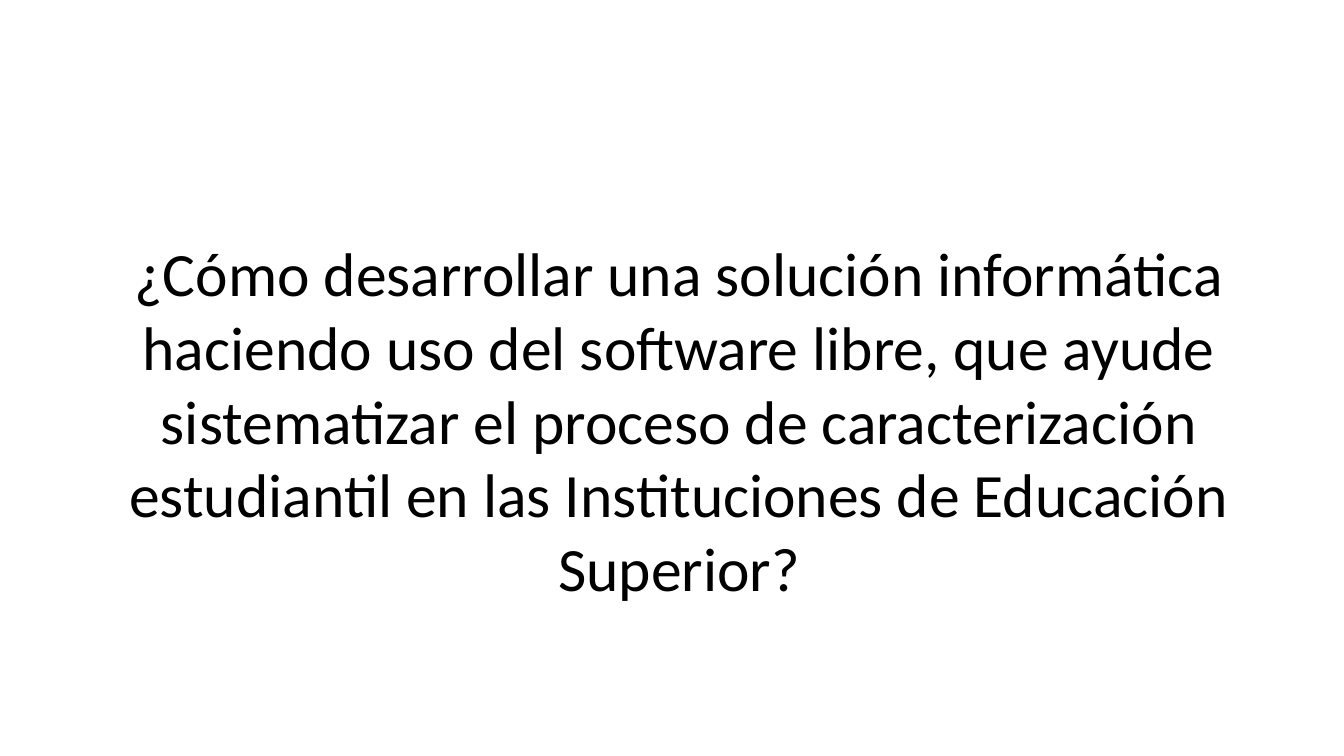
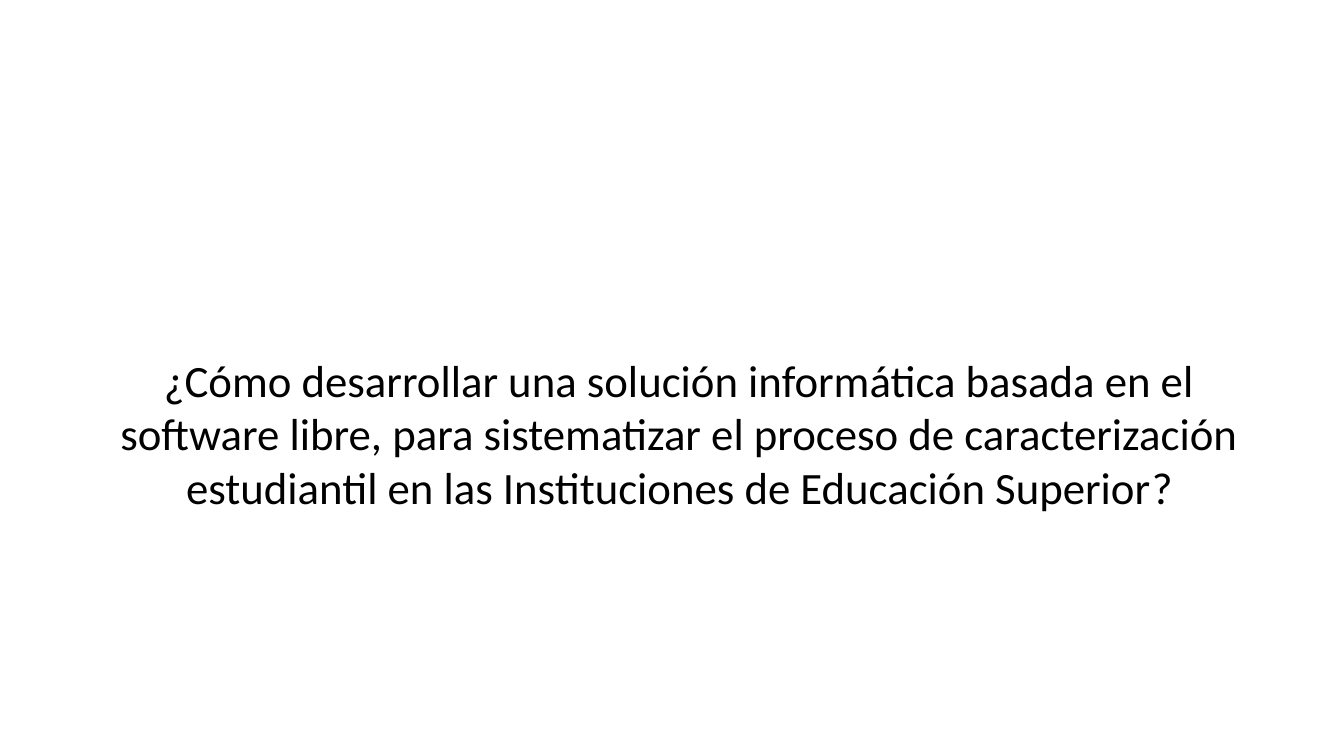
Before and after one commit to BrayanNovoa/uniminuto, a slide deck: slide 6 of expo/expo.pptx. Drawn at 1344x756 pixels with LibreOffice and Linux fonts; fonts in the diff are those of the drawing; background and template pictures are left out. Boxes give left, top, right and bottom in pixels: in the first picture for what was removed or moved away, otherwise in the second. Text is boxed around its words. In the diff, an @@ line names an element or a change of style, - is before the commit and + after.

```diff
--- a/expo/expo.pptx
+++ b/expo/expo.pptx
@@ text at [120,366,1237,512]: text changed; size 44 to 32 pt @@
-¿Cómo desarrollar una solución informática haciendo uso del software libre, que ayude sistematizar el proceso de caracterización estudiantil en las Instituciones de Educación Superior?
+¿Cómo desarrollar una solución informática basada en el software libre, para sistematizar el proceso de caracterización estudiantil en las Instituciones de Educación Superior?
```
Also in this commit, not shown: 18 other slides changed, 4 slides added, 11 slides removed, 3 other files.
